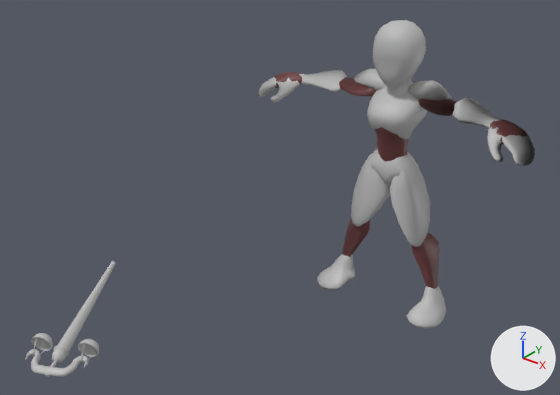
Renders of the FBX model Assets/Animation/CharacterAnimations/HorsemanFamine_Animation_Hit.fbx from each side of a commit.
The view is the same before and after, from a 50 mm camera at (2.13, -3.74, 2.74) aimed at (-0.38, -0.61, 0.8). Lighting does not change. The marker at lower right points along +X, +Y and +Z. Where no turn or scale is listed for an object, it has been applied to the vertices.

Names of what the first picture shows: 'Anim_Animation_RigWeapon_2__1_:Cane', 'base_mesh'.
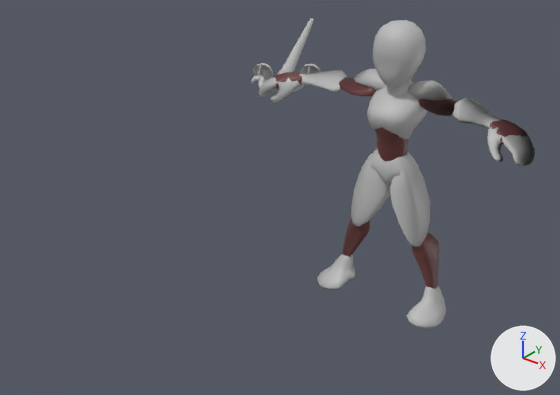
Pixel boxes (x1, y1, x2, y2) of what changed, in the pictures (560 x 395 px):
'Anim_Animation_RigWeapon_2__1_:Cane', moved: before (25, 261, 116, 377); after (251, 18, 321, 93)

What the commit changed:
Object 'Anim_Animation_RigWeapon_2__1_:Cane' (ob_anim_animation_rigweapon_2__1__cane) moves from (-0.755, -0.148, 1.252) to (-0.334, 1.456, 2.641).
